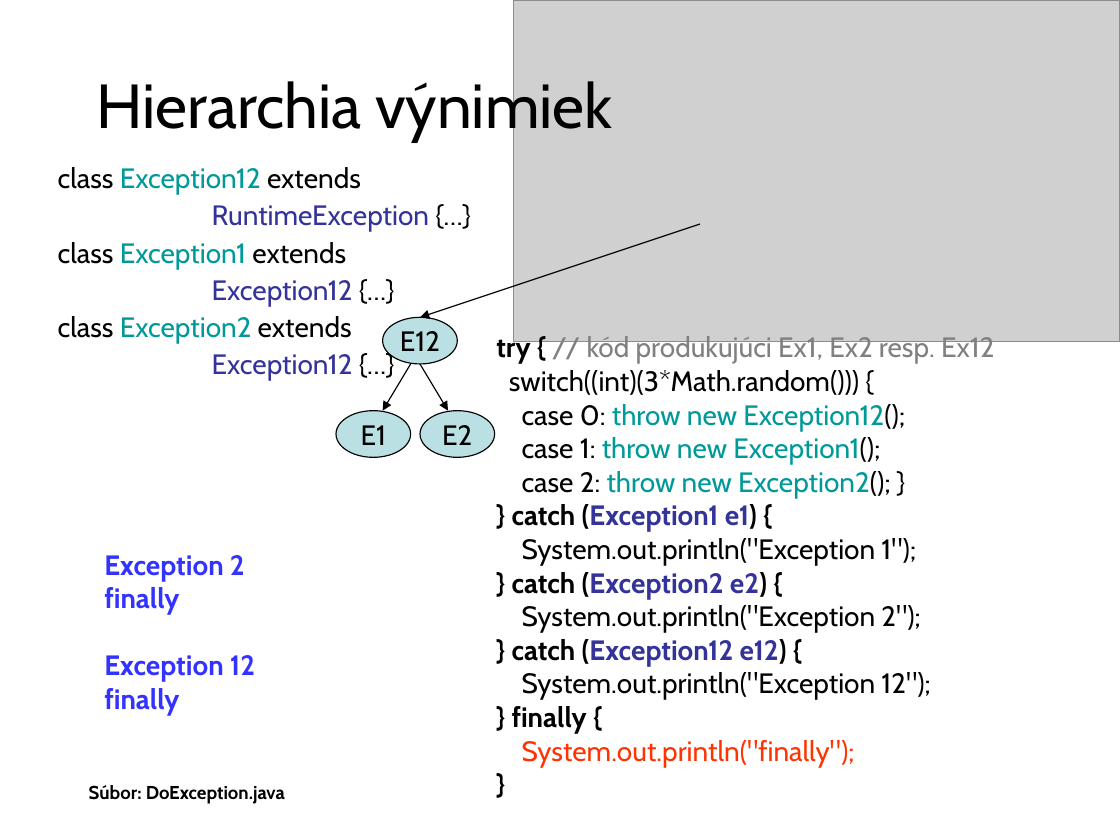
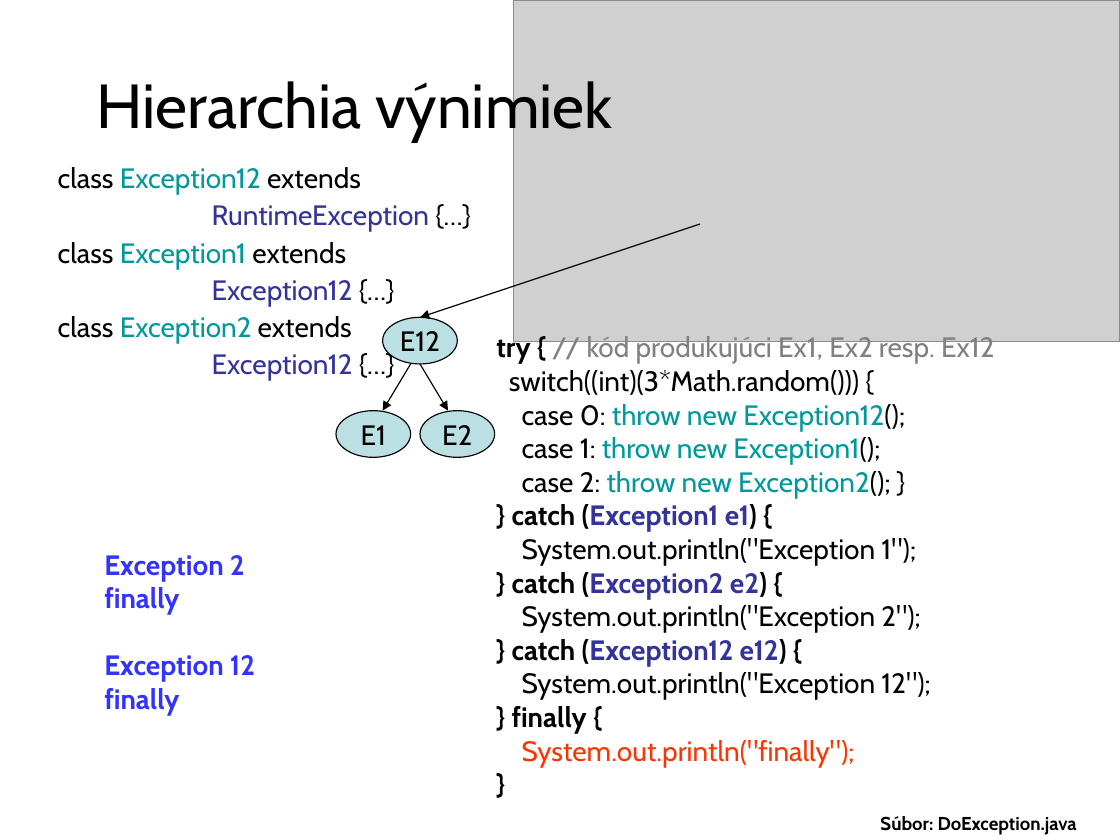
Before and after one commit to Programovanie4/Prednasky, a slide deck: slide 13 of 07/07_java.ppt. Drawn at 1120x840 pixels with LibreOffice and Linux fonts; fonts in the diff are those of the drawing; grey boxes stand for pictures. Boxes give left, top, right and bottom in pixels: in the first picture for what was removed or moved away, otherwise in the second. Text is boxed around its words. In the diff, an @@ line names an element or a change of style, - is before the commit and + after.

```diff
--- a/07/07_java.ppt
+++ b/07/07_java.ppt
@@ text "Súbor: DoException.java": place and size @@
-text "Súbor: DoException.java" at <box>89,785,285,804</box>
+text "Súbor: DoException.java" at <box>880,816,1077,835</box>
```
Also in this commit, not shown: 19 other slides changed, 3 slides added, 1 other file.
